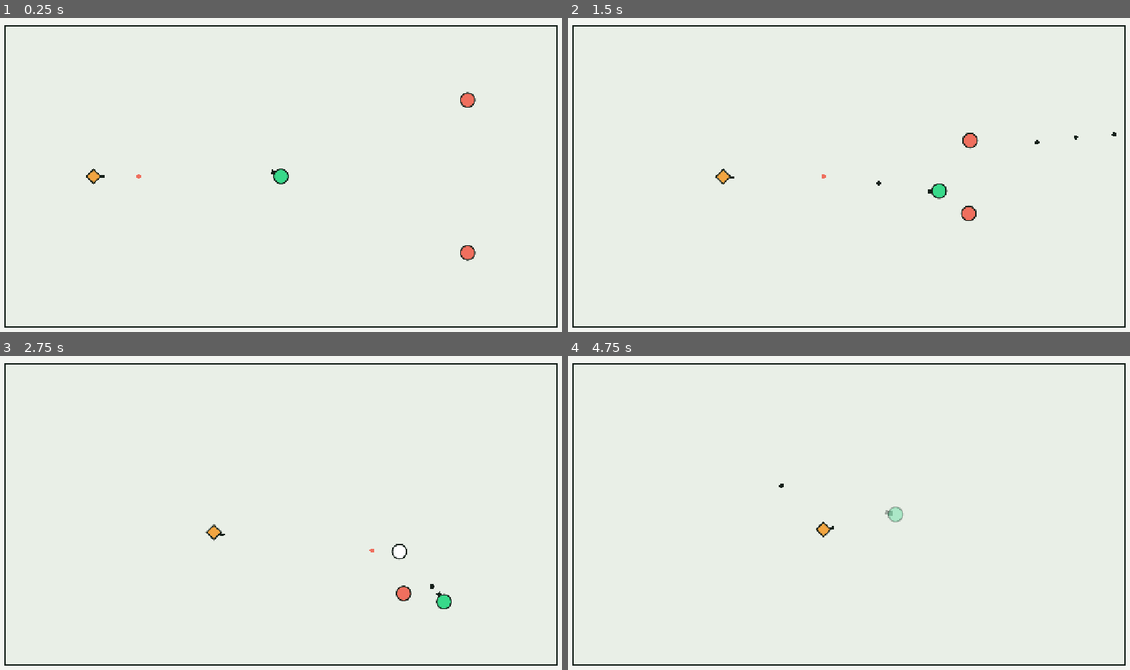
Above: before the commit, frames 1-4 (two rows, left to right).
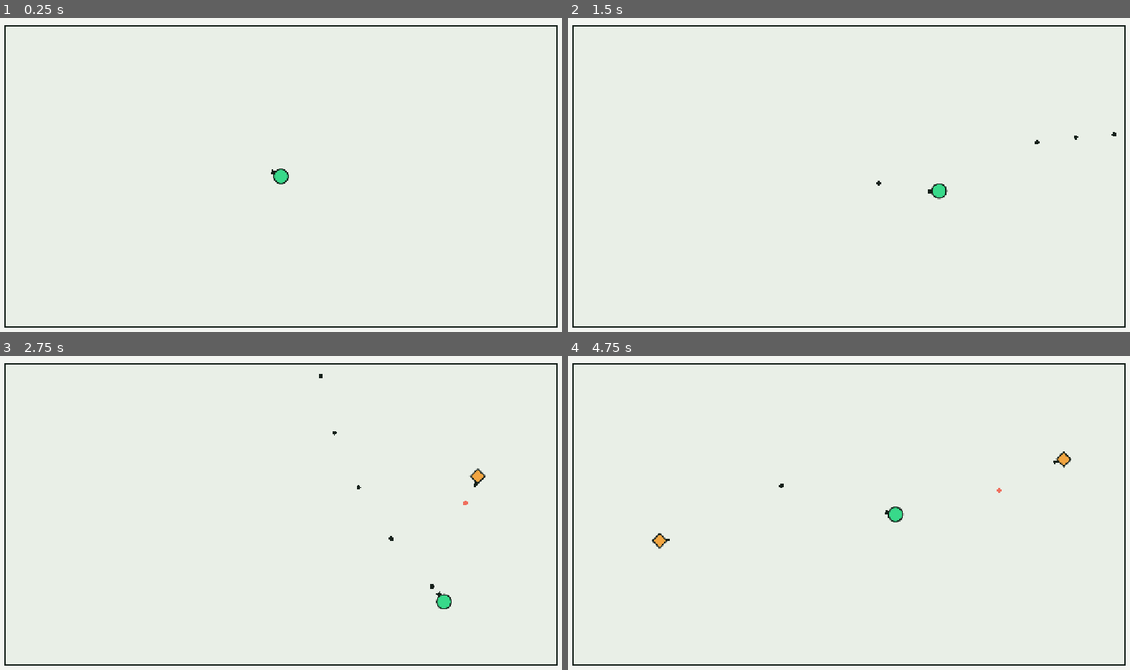
Above: after the commit, the same moments.

Repository: OmarDavidd/autelia
Game: Godot game, scene res://modes/survival/survival.tscn
The game is run twice, just before and just after one commit, with the same random seed, the same clock (stepped at 60 frames per second) and the same inputs.
Inputs (mouse positions are in pixels of both pictures, inside the frame that each line leads up to):
- Up to frame 1 (0.25 s): no input
- Up to frame 2 (1.5 s): move the mouse to (972, 159) at 0.52 s; press the mouse at (972, 159) at 0.53 s; hold D (move_right) 0.53-1.28 s; move the mouse to (736, 193) at 1.27 s; release the mouse at (736, 193) at 1.28 s; hold S (move_down) from 1.28 s (still down); click (736, 193) at 1.35 s
- Up to frame 3 (2.75 s): move the mouse to (337, 443) at 2.02 s; release S (move_down) at 2.03 s; press the mouse at (337, 443) at 2.03 s; hold D (move_right) from 2.03 s (still down)
- Up to frame 4 (4.75 s): move the mouse to (820, 578) at 2.77 s; release D (move_right) at 2.78 s; release the mouse at (820, 578) at 2.78 s; hold W (move_up) 2.78-3.53 s; click (820, 578) at 2.85 s; move the mouse to (1023, 563) at 3.52 s; press the mouse at (1023, 563) at 3.53 s; hold A (move_left) from 3.53 s (still down); tap R (restart, bound only after the commit) at 4.15 s; move the mouse to (674, 465) at 4.27 s; release the mouse at (674, 465) at 4.28 s; click (674, 465) at 4.35 s

The runs differ from the first frame. In frame 1, 0.3% of the frame differs, in the area x 15-85%, y 23-78%; in frame 2, 0.3%; in frame 3, 0.4%, in the area x 36-87%, y 5-79%; in frame 4, 0.4%.

Commit message:
feat: add timed waves with seeded spawner

Diff:
--- /dev/null
+++ b/modes/survival/spawn_marker.gd
@@ -0,0 +1,24 @@
+class_name SpawnMarker
+extends Node2D
+## Telegraphs a spawn with a shrinking ring, then replaces itself with the enemy.
+## Gives the player a fair warning instead of enemies popping in on top of them.
+
+var scene: PackedScene
+var duration := 0.6
+
+var _elapsed := 0.0
+
+
+func _physics_process(delta: float) -> void:
+	_elapsed += delta
+	queue_redraw()
+	if _elapsed >= duration:
+		var enemy: Node2D = scene.instantiate()
+		get_parent().add_child(enemy)
+		enemy.global_position = global_position
+		queue_free()
+
+
+func _draw() -> void:
+	var t := clampf(_elapsed / duration, 0.0, 1.0)
+	draw_arc(Vector2.ZERO, lerpf(34.0, 14.0, t), 0.0, TAU, 32, Palette.ENEMY, 2.0, true)
--- /dev/null
+++ b/modes/survival/survival.gd
@@ -0,0 +1,44 @@
+class_name SurvivalMode
+extends Node2D
+## Wave survival rules: owns the run's RNG, starts the spawner, ends the run when the player dies.
+##
+## Seed: `--seed=N` on the command line (after `--`) wins, then `run_seed`; 0 means random.
+## The seed actually used is printed and kept in `used_seed` so any run can be replayed.
+
+@export var run_seed := 0
+
+@onready var arena: Arena = $Arena
+@onready var player: Player = $Player
+@onready var enemies: Node2D = $Enemies
+@onready var spawner: WaveSpawner = $Spawner
+
+var rng := RandomNumberGenerator.new()
+var used_seed := 0
+
+
+func _ready() -> void:
+	used_seed = _resolve_seed()
+	rng.seed = used_seed
+	print("Run seed: ", used_seed)
+	Events.player_died.connect(_on_player_died)
+	spawner.start(rng, arena, player, enemies)
+
+
+func _unhandled_input(event: InputEvent) -> void:
+	if event.is_action_pressed("restart") and player.health.is_dead():
+		get_tree().reload_current_scene()
+
+
+func _resolve_seed() -> int:
+	for arg in OS.get_cmdline_user_args():
+		if arg.begins_with("--seed="):
+			return int(arg.get_slice("=", 1))
+	if run_seed != 0:
+		return run_seed
+	var random := RandomNumberGenerator.new()
+	random.randomize()
+	return random.randi()
+
+
+func _on_player_died() -> void:
+	spawner.stop()
--- a/modes/survival/survival.tscn
+++ b/modes/survival/survival.tscn
@@ -1,23 +1,20 @@
 [gd_scene format=3]
 
-[ext_resource type="Script" path="res://core/world/arena.gd" id="1_arena"]
-[ext_resource type="PackedScene" path="res://core/player/player.tscn" id="2_player"]
-[ext_resource type="PackedScene" path="res://core/enemies/chaser.tscn" id="3_chaser"]
-[ext_resource type="PackedScene" path="res://core/enemies/shooter.tscn" id="4_shooter"]
+[ext_resource type="Script" path="res://modes/survival/survival.gd" id="1_survival"]
+[ext_resource type="Script" path="res://core/world/arena.gd" id="2_arena"]
+[ext_resource type="PackedScene" path="res://core/player/player.tscn" id="3_player"]
+[ext_resource type="Script" path="res://modes/survival/wave_spawner.gd" id="4_spawner"]
 
 [node name="Survival" type="Node2D"]
+script = ExtResource("1_survival")
 
 [node name="Arena" type="Node2D" parent="."]
-script = ExtResource("1_arena")
+script = ExtResource("2_arena")
 
-[node name="Player" parent="." instance=ExtResource("2_player")]
+[node name="Enemies" type="Node2D" parent="."]
+
+[node name="Player" parent="." instance=ExtResource("3_player")]
 position = Vector2(640, 360)
 
-[node name="ChaserA" parent="." instance=ExtResource("3_chaser")]
-position = Vector2(1080, 180)
-
-[node name="ChaserB" parent="." instance=ExtResource("3_chaser")]
-position = Vector2(1080, 540)
-
-[node name="ShooterA" parent="." instance=ExtResource("4_shooter")]
-position = Vector2(200, 360)
+[node name="Spawner" type="Node" parent="."]
+script = ExtResource("4_spawner")
--- /dev/null
+++ b/modes/survival/wave_spawner.gd
@@ -0,0 +1,120 @@
+class_name WaveSpawner
+extends Node
+## Runs fixed-length waves separated by short breaks and spawns enemies during each wave.
+## Every random choice goes through the injected RNG, so a seed reproduces the same
+## sequence of enemy types and spawn points.
+
+signal spawned(scene_path: String, at: Vector2)
+
+const CHASER := preload("res://core/enemies/chaser.tscn")
+const SHOOTER := preload("res://core/enemies/shooter.tscn")
+
+@export var wave_duration := 30.0
+@export var break_duration := 3.0
+@export var first_break := 2.0
+@export var spawn_interval := 1.4
+@export var max_alive := 12
+@export var shooter_chance := 0.3
+@export var min_player_distance := 220.0
+@export var telegraph_time := 0.6
+
+var wave := 0
+var running := false
+
+var _rng: RandomNumberGenerator
+var _arena: Arena
+var _player: Player
+var _container: Node2D
+var _time_left := 0.0
+var _spawn_timer := 0.0
+var _in_break := true
+
+
+func start(rng: RandomNumberGenerator, arena: Arena, player: Player, container: Node2D) -> void:
+	_rng = rng
+	_arena = arena
+	_player = player
+	_container = container
+	wave = 0
+	_in_break = true
+	_time_left = first_break
+	running = true
+
+
+func stop() -> void:
+	running = false
+
+
+func in_break() -> bool:
+	return _in_break
+
+
+func time_left() -> float:
+	return maxf(_time_left, 0.0)
+
+
+## Enemies plus pending spawns. Enemy bullets share the container and are not counted.
+func alive_count() -> int:
+	var count := 0
+	for child in _container.get_children():
+		if child is Enemy or child is SpawnMarker:
+			count += 1
+	return count
+
+
+func _physics_process(delta: float) -> void:
+	if not running:
+		return
+	_time_left -= delta
+	if _in_break:
+		if _time_left <= 0.0:
+			_begin_wave()
+		return
+
+	_spawn_timer -= delta
+	if _spawn_timer <= 0.0:
+		_spawn_timer += spawn_interval
+		if alive_count() < max_alive:
+			_spawn_one()
+	if _time_left <= 0.0:
+		_end_wave()
+
+
+func _begin_wave() -> void:
+	wave += 1
+	_in_break = false
+	_time_left = wave_duration
+	_spawn_timer = 0.0
+	Events.wave_started.emit(wave)
+
+
+func _end_wave() -> void:
+	Events.wave_ended.emit(wave)
+	# Leftover enemies are removed, not killed: they do not count as player kills.
+	for child in _container.get_children():
+		child.queue_free()
+	_in_break = true
+	_time_left = break_duration
+
+
+func _spawn_one() -> void:
+	var scene := SHOOTER if _rng.randf() < shooter_chance else CHASER
+	var at := _pick_position()
+	var marker := SpawnMarker.new()
+	marker.scene = scene
+	marker.duration = telegraph_time
+	_container.add_child(marker)
+	marker.global_position = at
+	spawned.emit(scene.resource_path, at)
+
+
+## Always uses exactly two RNG draws, so the random sequence does not depend on
+## where the player is. A point too close to the player is mirrored across the arena.
+func _pick_position() -> Vector2:
+	var rect := _arena.play_rect().grow(-40.0)
+	var at := Vector2(
+		_rng.randf_range(rect.position.x, rect.end.x),
+		_rng.randf_range(rect.position.y, rect.end.y))
+	if at.distance_to(_player.global_position) < min_player_distance:
+		at = rect.get_center() * 2.0 - at
+	return at
--- a/project.godot
+++ b/project.godot
@@ -43,6 +43,10 @@
 "deadzone": 0.2,
 "events": [Object(InputEventMouseButton,"button_index":1)]
 }
+restart={
+"deadzone": 0.2,
+"events": [Object(InputEventKey,"physical_keycode":82)]
+}
 screenshot={
 "deadzone": 0.2,
 "events": [Object(InputEventKey,"physical_keycode":4194343)]
--- /dev/null
+++ b/tests/smoke_stage4.gd
@@ -0,0 +1,109 @@
+extends Node
+## Stage 4 smoke test: wave timing, cleanup between waves, seeded spawns, stop on death.
+## Run: godot --headless --path . tests/smoke_stage4.tscn
+
+const SURVIVAL := "res://modes/survival/survival.tscn"
+
+var failures: Array[String] = []
+
+
+func _ready() -> void:
+	_run.call_deferred()
+
+
+func _run() -> void:
+	await _waves_start_end_and_clean_up()
+	var first := await _record_spawns(1234)
+	var again := await _record_spawns(1234)
+	var other := await _record_spawns(9876)
+	if first.is_empty():
+		failures.append("no spawns recorded")
+	if first != again:
+		failures.append("same seed produced different spawns")
+	if first == other:
+		failures.append("different seeds produced identical spawns")
+	await _death_stops_spawner()
+
+	if failures.is_empty():
+		print("SMOKE OK: waves cycle, clean up, replay by seed (%d spawns) and stop on death" % first.size())
+		get_tree().quit(0)
+	else:
+		for failure in failures:
+			printerr("FAIL: ", failure)
+		get_tree().quit(1)
+
+
+func _frames(count: int) -> void:
+	for i in count:
+		await get_tree().physics_frame
+
+
+## Short waves so the test runs fast. The player is made invulnerable to keep it alive.
+func _make_run(seed_value: int) -> SurvivalMode:
+	var mode: SurvivalMode = load(SURVIVAL).instantiate()
+	mode.run_seed = seed_value
+	var spawner: WaveSpawner = mode.get_node("Spawner")
+	spawner.first_break = 0.5
+	spawner.wave_duration = 2.0
+	spawner.break_duration = 0.5
+	spawner.spawn_interval = 0.25
+	add_child(mode)
+	mode.player.health.invulnerability_time = 999.0
+	mode.player.health.invulnerable_left = 999.0
+	return mode
+
+
+func _free(mode: Node) -> void:
+	mode.queue_free()
+	await _frames(2)
+
+
+func _waves_start_end_and_clean_up() -> void:
+	var started: Array[int] = []
+	var ended: Array[int] = []
+	var on_start := func(index: int) -> void: started.append(index)
+	var on_end := func(index: int) -> void: ended.append(index)
+	Events.wave_started.connect(on_start)
+	Events.wave_ended.connect(on_end)
+
+	var mode := _make_run(42)
+	await _frames(int(60 * 1.5))
+	if started != [1]:
+		failures.append("wave 1 did not start after the first break (started %s)" % [started])
+	if mode.spawner.alive_count() == 0:
+		failures.append("no enemies during wave 1")
+	await _frames(int(60 * 1.1))
+	if ended != [1]:
+		failures.append("wave 1 did not end on time (ended %s)" % [ended])
+	await _frames(2)
+	if mode.spawner.alive_count() != 0:
+		failures.append("enemies left after wave end: %d" % mode.spawner.alive_count())
+	await _frames(int(60 * 0.6))
+	if started != [1, 2]:
+		failures.append("wave 2 did not start after the break (started %s)" % [started])
+
+	Events.wave_started.disconnect(on_start)
+	Events.wave_ended.disconnect(on_end)
+	await _free(mode)
+
+
+func _record_spawns(seed_value: int) -> Array[String]:
+	var log: Array[String] = []
+	var mode := _make_run(seed_value)
+	mode.spawner.spawned.connect(func(path: String, at: Vector2) -> void:
+		log.append("%s@%d,%d" % [path.get_file(), roundi(at.x), roundi(at.y)]))
+	await _frames(int(60 * 2.4))
+	await _free(mode)
+	return log
+
+
+func _death_stops_spawner() -> void:
+	var mode := _make_run(7)
+	await _frames(int(60 * 0.8))
+	mode.player.health.invulnerable_left = 0.0
+	mode.player.health.invulnerability_time = 0.0
+	mode.player.take_hit(1000.0)
+	await _frames(2)
+	if mode.spawner.running:
+		failures.append("spawner kept running after the player died")
+	await _free(mode)
--- /dev/null
+++ b/tests/smoke_stage4.tscn
@@ -0,0 +1,6 @@
+[gd_scene format=3]
+
+[ext_resource type="Script" path="res://tests/smoke_stage4.gd" id="1_test"]
+
+[node name="smoke_stage4" type="Node"]
+script = ExtResource("1_test")
Not shown, added: modes/survival/spawn_marker.gd.uid
Not shown, added: modes/survival/survival.gd.uid
Not shown, added: modes/survival/wave_spawner.gd.uid
Not shown, added: tests/smoke_stage4.gd.uid
